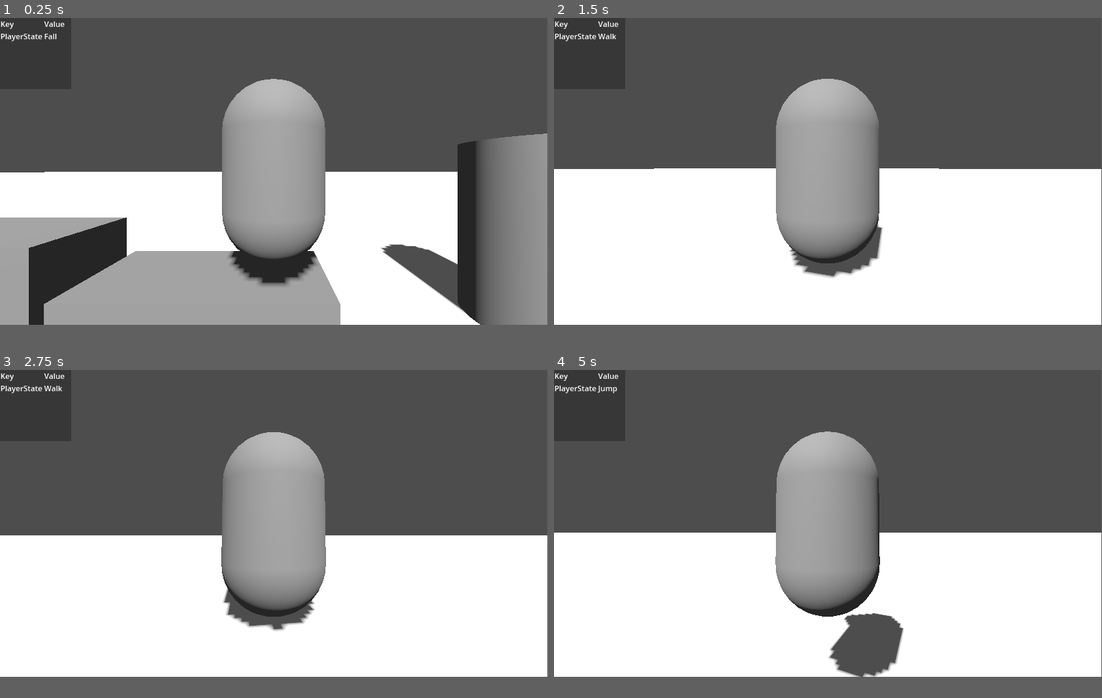
Above: before the commit, frames 1-4 (two rows, left to right).
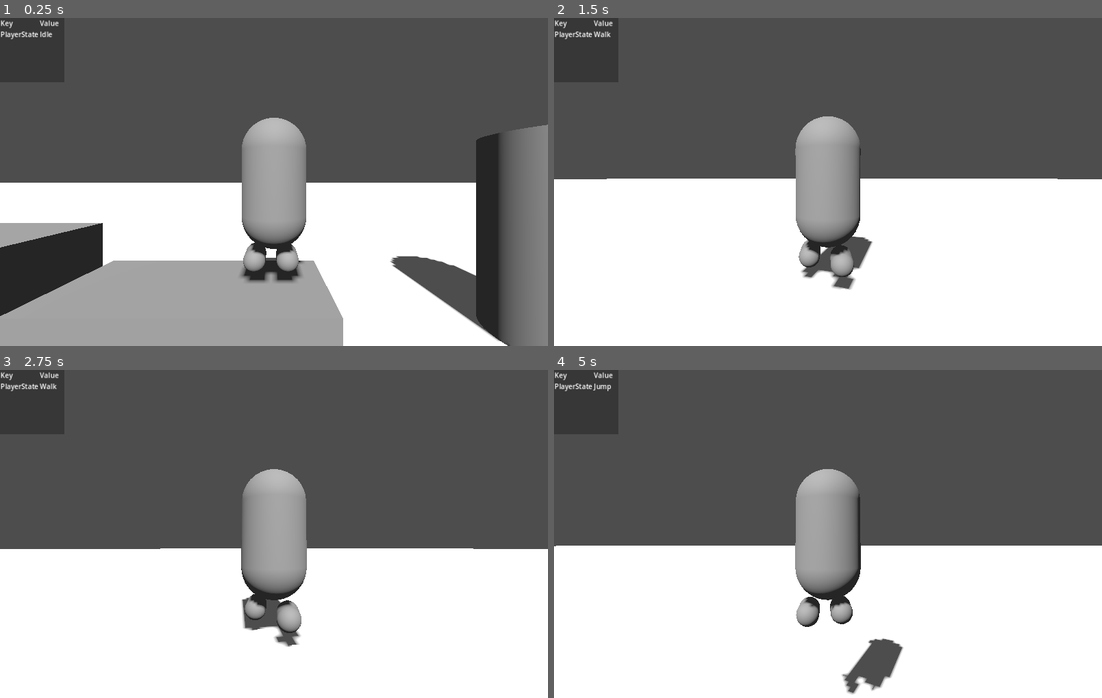
Above: after the commit, the same moments.

Repository: ee0pdt/godot-tps-test
Game: Godot game, scene res://main.tscn
The game is run twice, just before and just after one commit, with the same random seed, the same clock (stepped at 60 frames per second) and the same inputs.
Inputs (mouse positions are in pixels of both pictures, inside the frame that each line leads up to):
- Up to frame 1 (0.25 s): no input
- Up to frame 2 (1.5 s): move the mouse to (855, 168) at 0.52 s; hold Up (forward) from 0.53 s (still down); tap Space (jump) at 0.77 s; move the mouse to (800, 172) at 1.27 s
- Up to frame 3 (2.75 s): keep holding Up (forward); tap Space (jump) at 1.52 s; move the mouse to (284, 517) at 2.02 s
- Up to frame 4 (5 s): keep holding Up (forward); move the mouse to (822, 527) at 2.77 s; tap Space (jump) at 3.02, 3.77, 4.52 s; move the mouse to (866, 527) at 3.52 s; move the mouse to (784, 520) at 4.27 s
In our replay, the window is 799x449 before the commit and 800x480 after it. These sizes can differ from the game's own. Grey fills any space a smaller window leaves; there, only what the larger window draws over its background counts as a difference.

The runs differ from the first frame. In frame 1, 22% of the frame differs, in the area x 0-100%, y 0-100%; in frame 2, 9.2%; in frame 3, 10%; in frame 4, 11%.

Commit message:
Added basic AnimationTree

Diff:
--- a/main.tscn
+++ b/main.tscn
@@ -46,3 +46,18 @@
 
 [node name="CollisionShape3D" type="CollisionShape3D" parent="MeshInstance3D2/StaticBody3D"]
 shape = SubResource("ConcavePolygonShape3D_n2c53")
+
+[node name="CSGBox3D" type="CSGBox3D" parent="."]
+transform = Transform3D(1, 0, 0, 0, 1, 0, 0, 0, 1, -0.610352, 0, 0)
+use_collision = true
+size = Vector3(2.2207, 1, 1)
+
+[node name="CSGBox3D2" type="CSGBox3D" parent="."]
+transform = Transform3D(1, 0, 0, 0, 1, 0, 0, 0, 1, -2.94523, 0.210449, 0)
+use_collision = true
+size = Vector3(2.2207, 1.4209, 1)
+
+[node name="CSGBox3D3" type="CSGBox3D" parent="."]
+transform = Transform3D(1, 0, 0, 0, 1, 0, 0, 0, 1, -5.38356, 0.494385, 0)
+use_collision = true
+size = Vector3(2.2207, 1.98877, 1)
--- a/player/player.gd
+++ b/player/player.gd
@@ -9,12 +9,15 @@
 
 @onready var pivot: Node3D = $CamOrigin
 @onready var camera: Camera3D = $CamOrigin/SpringArm3D/Camera3D
+@onready var animation_tree: AnimationTree = $AnimationTree
+
 
 # Get the gravity from the project settings to be synced with RigidBody nodes.
 var gravity = ProjectSettings.get_setting("physics/3d/default_gravity")
 
 func _ready():
 	Input.mouse_mode = Input.MOUSE_MODE_CAPTURED
+	animation_tree.active = true
 
 func _input(event):
 	if event is InputEventMouseMotion:
--- a/player/player.tscn
+++ b/player/player.tscn
@@ -7,18 +7,189 @@
 [ext_resource type="Script" path="res://player/states/player_jump.gd" id="5_bnrwn"]
 [ext_resource type="Script" path="res://player/states/player_fall.gd" id="6_3fgvs"]
 
-[sub_resource type="CapsuleMesh" id="CapsuleMesh_0y156"]
-height = 1.75
-
-[sub_resource type="CapsuleMesh" id="CapsuleMesh_bwp2g"]
-radius = 0.2
-height = 1.0
-
 [sub_resource type="CapsuleShape3D" id="CapsuleShape3D_1gp7c"]
 height = 1.75
 
+[sub_resource type="CapsuleMesh" id="CapsuleMesh_0y156"]
+radius = 0.3
+height = 1.2
+
+[sub_resource type="CapsuleMesh" id="CapsuleMesh_shgaf"]
+radius = 0.1
+height = 0.4
+
+[sub_resource type="CapsuleMesh" id="CapsuleMesh_bwp2g"]
+radius = 0.1
+height = 0.4
+
+[sub_resource type="Animation" id="Animation_pcldr"]
+resource_name = "Idle"
+length = 2.0
+loop_mode = 1
+tracks/0/type = "value"
+tracks/0/imported = false
+tracks/0/enabled = true
+tracks/0/path = NodePath("Mesh/Body:position")
+tracks/0/interp = 1
+tracks/0/loop_wrap = true
+tracks/0/keys = {
+"times": PackedFloat32Array(0, 1.03333, 1.96667),
+"transitions": PackedFloat32Array(1, 1, 1),
+"update": 0,
+"values": [Vector3(0, 0, 0), Vector3(0, -0.0514057, 0), Vector3(0, 0, 0)]
+}
+tracks/1/type = "value"
+tracks/1/imported = false
+tracks/1/enabled = true
+tracks/1/path = NodePath("Mesh/Body:rotation")
+tracks/1/interp = 1
+tracks/1/loop_wrap = true
+tracks/1/keys = {
+"times": PackedFloat32Array(0, 1.96667),
+"transitions": PackedFloat32Array(1, 1),
+"update": 0,
+"values": [Vector3(0, 0, 0), Vector3(0, 0, 0)]
+}
+
+[sub_resource type="Animation" id="Animation_pnhmf"]
+length = 0.001
+tracks/0/type = "value"
+tracks/0/imported = false
+tracks/0/enabled = true
+tracks/0/path = NodePath("Mesh/Body:position")
+tracks/0/interp = 1
+tracks/0/loop_wrap = true
+tracks/0/keys = {
+"times": PackedFloat32Array(0),
+"transitions": PackedFloat32Array(1),
+"update": 0,
+"values": [Vector3(0, 0, 0)]
+}
+tracks/1/type = "value"
+tracks/1/imported = false
+tracks/1/enabled = true
+tracks/1/path = NodePath("Mesh/Body:rotation")
+tracks/1/interp = 1
+tracks/1/loop_wrap = true
+tracks/1/keys = {
+"times": PackedFloat32Array(0),
+"transitions": PackedFloat32Array(1),
+"update": 0,
+"values": [Vector3(0, 0, 0)]
+}
+tracks/2/type = "value"
+tracks/2/imported = false
+tracks/2/enabled = true
+tracks/2/path = NodePath("Mesh/Foot_r:position")
+tracks/2/interp = 1
+tracks/2/loop_wrap = true
+tracks/2/keys = {
+"times": PackedFloat32Array(0),
+"transitions": PackedFloat32Array(1),
+"update": 0,
+"values": [Vector3(0.121783, -0.706605, -0.0261087)]
+}
+tracks/3/type = "value"
+tracks/3/imported = false
+tracks/3/enabled = true
+tracks/3/path = NodePath("Mesh/Foot_l:position")
+tracks/3/interp = 1
+tracks/3/loop_wrap = true
+tracks/3/keys = {
+"times": PackedFloat32Array(0),
+"transitions": PackedFloat32Array(1),
+"update": 0,
+"values": [Vector3(-0.176197, -0.706605, -0.0261087)]
+}
+
+[sub_resource type="Animation" id="Animation_vxyos"]
+resource_name = "Walk"
+length = 3.0
+loop_mode = 1
+tracks/0/type = "value"
+tracks/0/imported = false
+tracks/0/enabled = true
+tracks/0/path = NodePath("Mesh/Body:position")
+tracks/0/interp = 1
+tracks/0/loop_wrap = true
+tracks/0/keys = {
+"times": PackedFloat32Array(),
+"transitions": PackedFloat32Array(),
+"update": 0,
+"values": []
+}
+tracks/1/type = "value"
+tracks/1/imported = false
+tracks/1/enabled = true
+tracks/1/path = NodePath("Mesh/Body:rotation")
+tracks/1/interp = 1
+tracks/1/loop_wrap = true
+tracks/1/keys = {
+"times": PackedFloat32Array(),
+"transitions": PackedFloat32Array(),
+"update": 0,
+"values": []
+}
+tracks/2/type = "value"
+tracks/2/imported = false
+tracks/2/enabled = true
+tracks/2/path = NodePath("Mesh/Foot_r:position")
+tracks/2/interp = 1
+tracks/2/loop_wrap = true
+tracks/2/keys = {
+"times": PackedFloat32Array(0, 1.56667, 3),
+"transitions": PackedFloat32Array(1, 1, 1),
+"update": 0,
+"values": [Vector3(0.121783, -0.706605, 0.184788), Vector3(0.121783, -0.706605, -0.215218), Vector3(0.121783, -0.706605, 0.184788)]
+}
+tracks/3/type = "value"
+tracks/3/imported = false
+tracks/3/enabled = true
+tracks/3/path = NodePath("Mesh/Foot_l:position")
+tracks/3/interp = 1
+tracks/3/loop_wrap = true
+tracks/3/keys = {
+"times": PackedFloat32Array(0, 1.56667, 3),
+"transitions": PackedFloat32Array(1, 1, 1),
+"update": 0,
+"values": [Vector3(-0.176197, -0.706605, -0.223774), Vector3(-0.176197, -0.706605, 0.13992), Vector3(-0.176197, -0.706605, -0.223774)]
+}
+
+[sub_resource type="AnimationLibrary" id="AnimationLibrary_cs7kc"]
+_data = {
+"Idle": SubResource("Animation_pcldr"),
+"RESET": SubResource("Animation_pnhmf"),
+"Walk": SubResource("Animation_vxyos")
+}
+
+[sub_resource type="AnimationNodeAnimation" id="AnimationNodeAnimation_g6gg6"]
+animation = &"Idle"
+
+[sub_resource type="AnimationNodeAnimation" id="AnimationNodeAnimation_4fegx"]
+animation = &"Walk"
+
+[sub_resource type="AnimationNodeStateMachineTransition" id="AnimationNodeStateMachineTransition_5ivau"]
+advance_mode = 2
+
+[sub_resource type="AnimationNodeStateMachineTransition" id="AnimationNodeStateMachineTransition_j6at0"]
+advance_mode = 2
+advance_condition = &"walk"
+
+[sub_resource type="AnimationNodeStateMachineTransition" id="AnimationNodeStateMachineTransition_gb0jg"]
+advance_mode = 2
+advance_condition = &"idle"
+
+[sub_resource type="AnimationNodeStateMachine" id="AnimationNodeStateMachine_d4j5b"]
+states/Idle/node = SubResource("AnimationNodeAnimation_g6gg6")
+states/Idle/position = Vector2(448.562, 100.126)
+states/Start/position = Vector2(208, 98.5)
+states/Walk/node = SubResource("AnimationNodeAnimation_4fegx")
+states/Walk/position = Vector2(677.05, 99.625)
+transitions = ["Start", "Idle", SubResource("AnimationNodeStateMachineTransition_5ivau"), "Idle", "Walk", SubResource("AnimationNodeStateMachineTransition_j6at0"), "Walk", "Idle", SubResource("AnimationNodeStateMachineTransition_gb0jg")]
+graph_offset = Vector2(99.2249, -16.23)
+
 [node name="Player" type="CharacterBody3D"]
-transform = Transform3D(1, 0, 0, 0, 1, 0, 0, 0, 1, 0, 1.78191, 0)
+transform = Transform3D(1, 0, 0, 0, 1, 0, 0, 0, 1, 0, 0.812197, 0)
 script = ExtResource("1_800hh")
 
 [node name="PlayerStates" type="Node" parent="."]
@@ -28,21 +199,6 @@
 [node name="Idle" type="Node" parent="PlayerStates"]
 script = ExtResource("3_ga8cy")
 
-[node name="CSGBox3D" type="CSGBox3D" parent="PlayerStates/Idle"]
-transform = Transform3D(1, 0, 0, 0, 1, 0, 0, 0, 1, -0.610352, 0, 0)
-use_collision = true
-size = Vector3(2.2207, 1, 1)
-
-[node name="CSGBox3D2" type="CSGBox3D" parent="PlayerStates/Idle"]
-transform = Transform3D(1, 0, 0, 0, 1, 0, 0, 0, 1, -2.94523, 0.210449, 0)
-use_collision = true
-size = Vector3(2.2207, 1.4209, 1)
-
-[node name="CSGBox3D3" type="CSGBox3D" parent="PlayerStates/Idle"]
-transform = Transform3D(1, 0, 0, 0, 1, 0, 0, 0, 1, -5.38356, 0.494385, 0)
-use_collision = true
-size = Vector3(2.2207, 1.98877, 1)
-
 [node name="Walk" type="Node" parent="PlayerStates"]
 script = ExtResource("4_te2lg")
 
@@ -51,14 +207,6 @@
 
 [node name="Fall" type="Node" parent="PlayerStates"]
 script = ExtResource("6_3fgvs")
-
-[node name="MeshInstance3D2" type="MeshInstance3D" parent="."]
-mesh = SubResource("CapsuleMesh_0y156")
-skeleton = NodePath("../..")
-
-[node name="MeshInstance3D" type="MeshInstance3D" parent="MeshInstance3D2"]
-transform = Transform3D(-4.37114e-08, -1, 4.37114e-08, -1.5246e-23, -4.37114e-08, -1, 1, -4.37114e-08, 1.91069e-15, -0.0195807, 0.32691, -0.384874)
-mesh = SubResource("CapsuleMesh_bwp2g")
 
 [node name="CollisionShape3D" type="CollisionShape3D" parent="."]
 shape = SubResource("CapsuleShape3D_1gp7c")
@@ -70,3 +218,49 @@
 margin = 0.5
 
 [node name="Camera3D" type="Camera3D" parent="CamOrigin/SpringArm3D"]
+
+[node name="Mesh" type="Node3D" parent="."]
+
+[node name="Body" type="MeshInstance3D" parent="Mesh"]
+mesh = SubResource("CapsuleMesh_0y156")
+skeleton = NodePath("../../..")
+
+[node name="Eyes" type="MeshInstance3D" parent="Mesh/Body"]
+transform = Transform3D(-4.37114e-08, -1, 4.37114e-08, -1.5246e-23, -4.37114e-08, -1, 1, -4.37114e-08, 1.91069e-15, -0.0195807, 0.2746, -0.283713)
+mesh = SubResource("CapsuleMesh_shgaf")
+
+[node name="Foot_r" type="MeshInstance3D" parent="Mesh"]
+transform = Transform3D(1, -1.06581e-14, 4.02341e-21, -1.5246e-23, -4.37114e-08, -1, 1.06581e-14, 1, -4.37114e-08, 0.121783, -0.706605, -0.0261087)
+mesh = SubResource("CapsuleMesh_bwp2g")
+skeleton = NodePath("../Body")
+
+[node name="Foot_l" type="MeshInstance3D" parent="Mesh"]
+transform = Transform3D(1, -1.06581e-14, 4.02341e-21, -1.5246e-23, -4.37114e-08, -1, 1.06581e-14, 1, -4.37114e-08, -0.176197, -0.706605, -0.0261087)
+mesh = SubResource("CapsuleMesh_bwp2g")
+skeleton = NodePath("../Body")
+
+[node name="AnimationPlayer" type="AnimationPlayer" parent="."]
+libraries = {
+"": SubResource("AnimationLibrary_cs7kc")
+}
+
+[node name="AnimationTree" type="AnimationTree" parent="."]
+tree_root = SubResource("AnimationNodeStateMachine_d4j5b")
+anim_player = NodePath("../AnimationPlayer")
+parameters/current_length = 0.0
+parameters/current_position = 0.0
+parameters/current_delta = 0.0
+parameters/conditions/idle = false
+parameters/conditions/walk = false
+parameters/End/current_length = null
+parameters/End/current_position = null
+parameters/End/current_delta = null
+parameters/Idle/current_length = null
+parameters/Idle/current_position = null
+parameters/Idle/current_delta = null
+parameters/Start/current_length = 0.0
+parameters/Start/current_position = 0.0
+parameters/Start/current_delta = 0.0
+parameters/Walk/current_length = null
+parameters/Walk/current_position = null
+parameters/Walk/current_delta = null
--- a/player/states/player_idle.gd
+++ b/player/states/player_idle.gd
@@ -46,9 +46,10 @@
 func enter(_msg := {}) -> void:
 	Debug.print_value("PlayerState", "Idle")
 	player = state_machine.get_parent()
+	player.animation_tree["parameters/conditions/idle"] = true
 
 
 # Called by the state machine before changing the active state. Use this function
 # to clean up the state.
 func exit() -> void:
-	pass
+	player.animation_tree["parameters/conditions/idle"] = false
--- a/player/states/player_walk.gd
+++ b/player/states/player_walk.gd
@@ -47,9 +47,10 @@
 func enter(_msg := {}) -> void:
 	Debug.print_value("PlayerState", "Walk")
 	player = state_machine.get_parent()
+	player.animation_tree["parameters/conditions/walk"] = true
 
 
 # Called by the state machine before changing the active state. Use this function
 # to clean up the state.
 func exit() -> void:
-	pass
+	player.animation_tree["parameters/conditions/walk"] = false
--- a/project.godot
+++ b/project.godot
@@ -18,6 +18,12 @@
 [autoload]
 
 Debug="*res://debug.tscn"
+
+[display]
+
+window/size/viewport_width=1280
+window/size/viewport_height=768
+window/stretch/mode="canvas_items"
 
 [input]
 
Not shown: 1 places in player/player.tscn that only renumber resources
